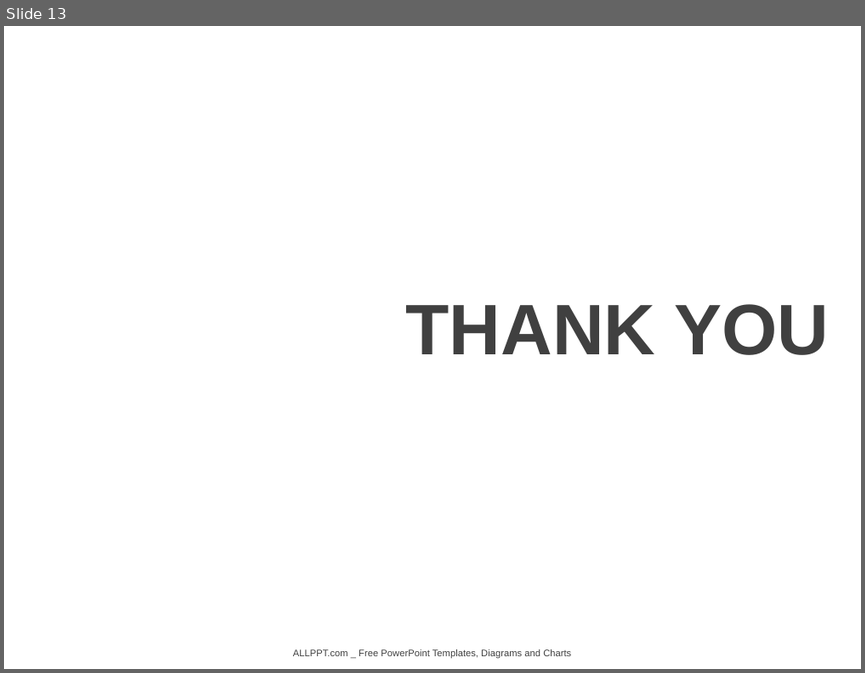
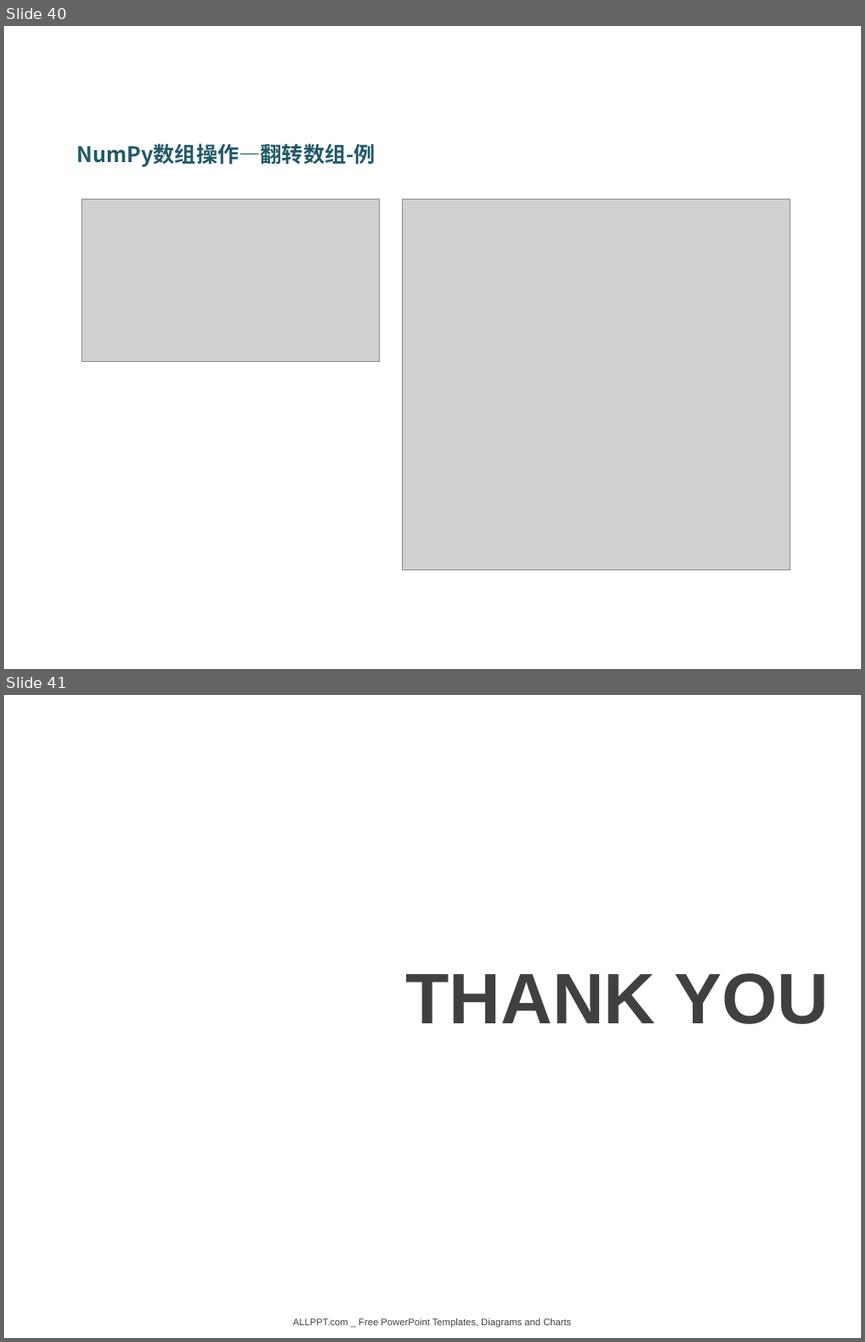
Before and after one commit to DataScienceCoding/Python-Data-Analysis, a slide deck: Python-Data-Analysis.pptx. Shown one above the other, each under a label of ours: slide 13 before the commit, slides 40 and 41 after it. The pictures are 865x673 and 865x1342 pixels, drawn with LibreOffice and Linux fonts; fonts in the diff are those of the drawing; grey boxes stand for pictures; background and template pictures are left out. Boxes give left, top, right and bottom in pixels: in the first picture for what was removed or moved away, otherwise in the second. Text is boxed around its words. In the diff, an @@ line names an element or a change of style, - is before the commit and + after.

```diff
--- a/Python-Data-Analysis.pptx
+++ b/Python-Data-Analysis.pptx
@@ slide 40 added at (4,26,861,669), background picture (left out) @@
@@ text added at (76,143,375,167), 18 pt, text #215968, bold @@
+NumPy数组操作—翻转数组-例
@@ picture added at (82,199,380,362) @@
@@ picture added at (403,199,790,570) @@
@@ what was slide 13 is now slide 41 @@
```
Also in this commit, not shown: 27 other slides added, 5 other files.
